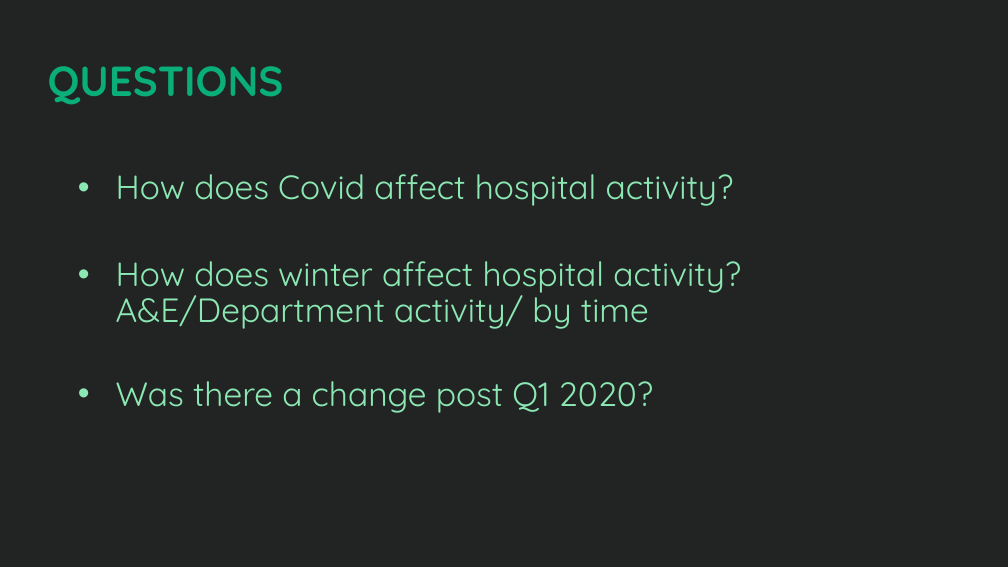
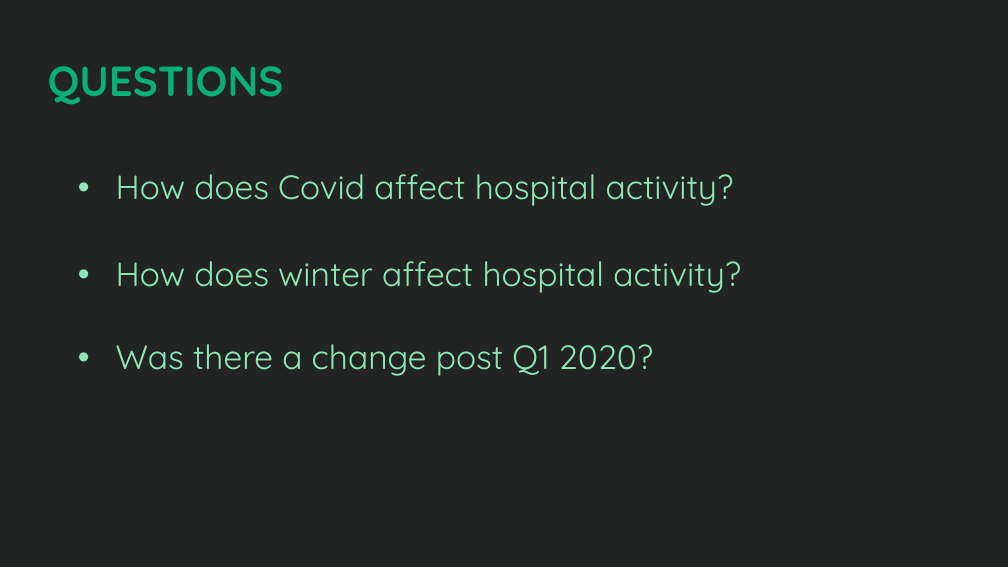
Before and after one commit to sean-m-cusick/WAP_SHS_APP, a slide deck: slide 6 of Presentation/PHS Rshiny Team Klas.pptx. Drawn at 1008x567 pixels with LibreOffice and Linux fonts; fonts in the diff are those of the drawing; background and template pictures are left out. Boxes give left, top, right and bottom in pixels: in the first picture for what was removed or moved away, otherwise in the second. Text is boxed around its words. In the diff, an @@ line names an element or a change of style, - is before the commit and + after.

```diff
--- a/Presentation/PHS Rshiny Team Klas.pptx
+++ b/Presentation/PHS Rshiny Team Klas.pptx
@@ text at bbox=[116, 261, 741, 293]: text changed @@
-• How does winter affect hospital activity? A&E/Department activity/ by time
+• How does winter affect hospital activity?
```
